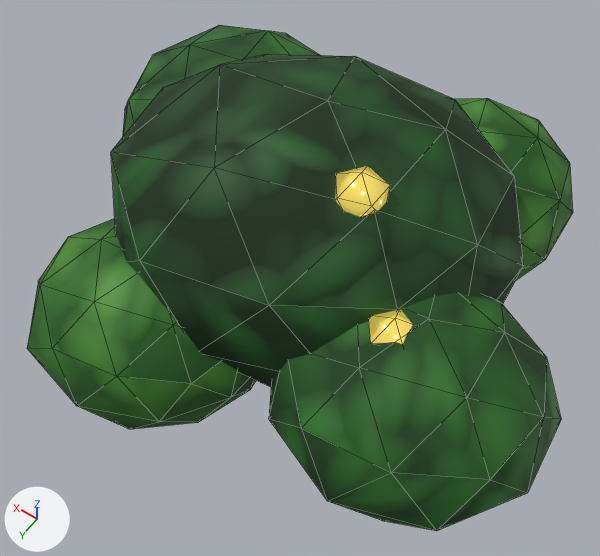
Two versions of the glTF model assets/models/prop_shrub_cluster.glb, one commit apart.
Camera for both pictures: a 50 mm camera at (-0.9, 1.38, 2.245) aimed at (-0.028, 0.159, 0.326). Arrows for +X, +Y and +Z are at lower left; the lights stay in place. The picture after the commit comes second. Mesh edges are drawn as thin lines. Vertices at exactly the same position are counted once.

Objects in the first picture: 'prop_shrub_cluster'.
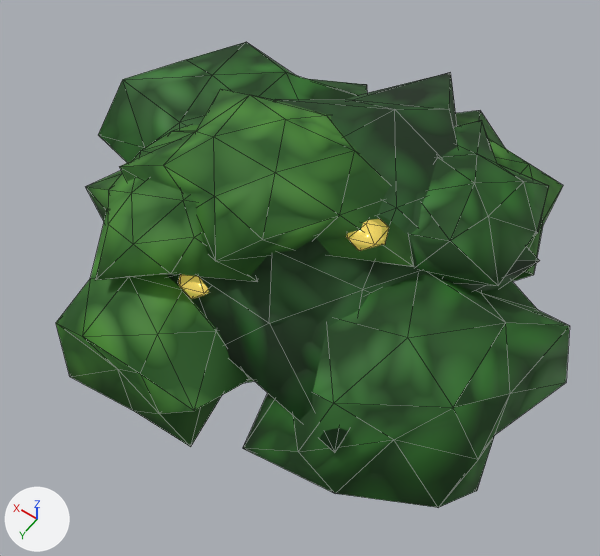
Changed parts and their boxes (x1, y1, x2, y2) in the pictures (600 x 556 px):
'prop_shrub_cluster', surface changed, recoloured, reshaped (8% shorter): before (27, 25, 573, 531); after (56, 42, 570, 508)
part 1 of me_prop_shrub_cluster_mesh, added (yellow): after (346, 219, 389, 251)
part 2 of me_prop_shrub_cluster_mesh, added (yellow): after (178, 275, 209, 299)
part 3 of me_prop_shrub_cluster_mesh, rebuilt: before (27, 218, 256, 429); after (56, 209, 254, 447)
part 4 of me_prop_shrub_cluster_mesh, rebuilt: before (111, 54, 523, 387); after (167, 72, 540, 452)
part 5 of me_prop_shrub_cluster_mesh, rebuilt: before (455, 98, 573, 280); after (456, 110, 563, 282)
part 6 of me_prop_shrub_cluster_mesh, rebuilt (12% wider): before (269, 293, 561, 531); after (243, 274, 570, 508)
part 7 of me_prop_shrub_cluster_mesh, rebuilt: before (122, 25, 319, 137); after (98, 42, 367, 163)
part 8 of me_prop_shrub_cluster_mesh, added (green): after (411, 120, 549, 286)
part 9 of me_prop_shrub_cluster_mesh, added (green): after (119, 89, 414, 276)
part 10 of me_prop_shrub_cluster_mesh, added (green): after (86, 125, 258, 282)
part 11 of me_prop_shrub_cluster_mesh, deleted (yellow): before (335, 166, 413, 344)

The change, as a list of edits to the scene's bpy script:
```text
Change mat_mat_foliage2:
    where n3 = _N.new('ShaderNodeMapping'); n3.name = 'Mapping'
    n3.inputs[3].default_value: (0.6, 0.6, 1.0) -> (0.75, 0.75, 1.0)  # 'Scale'
Change mat_mat_foliage3:
    where n3 = _N.new('ShaderNodeMapping'); n3.name = 'Mapping'
    n3.inputs[3].default_value: (0.6, 0.6, 1.0) -> (0.75, 0.75, 1.0)  # 'Scale'
    where n8 = _N.new('ShaderNodeMapping'); n8.name = 'Mapping.001'
    n8.inputs[3].default_value: (0.6, 0.6, 1.0) -> (0.75, 0.75, 1.0)  # 'Scale'
    where n10 = _N.new('ShaderNodeNormalMap'); n10.name = 'Normal Map'
    n10.inputs[0].default_value: 0.85 -> 0.88  # 'Strength'
    where n12 = _N.new('ShaderNodeMapping'); n12.name = 'Mapping.002'
    n12.inputs[3].default_value: (0.6, 0.6, 1.0) -> (0.75, 0.75, 1.0)  # 'Scale'
Change mat_mat_gold:
    mat_mat_gold.emission_color: (0.441, 0.333, 0.063) -> (0.372, 0.281, 0.0532)  # yellow #b19c47 -> yellow #a49041
Add mat_mat_treebark:
    mat_mat_treebark = bpy.data.materials.new('Mat_TreeBark')
    # uses the picture img_treebark_albedo
    # uses the picture img_treebark_normal
    # uses the picture img_treebark_roughness
Change me_prop_shrub_cluster_mesh:
    remove me_prop_shrub_cluster_mesh.from_pydata(...)  # 294 vertices, 540 faces; spans x -0.86..0.89, y -0.78..0.83, z 0.0..0.87
    remove me_prop_shrub_cluster_mesh.materials.append(mat_mat_wooddark)
    add me_prop_shrub_cluster_mesh.from_pydata(...)  # 444 vertices, 820 faces; spans x -0.81..0.86, y -0.79..0.75, z 0.0..0.78
    me_prop_shrub_cluster_mesh part 1: a new loose piece, an icosphere of 20 faces spanning x -0.279..-0.161, y 0.084..0.196, z 0.617..0.672, in mat_mat_gold (yellow #fde36f, glowing yellow #a49041)
    me_prop_shrub_cluster_mesh part 2: a new loose piece, an icosphere of 20 faces spanning x 0.081..0.199, y 0.344..0.456, z 0.417..0.472, in mat_mat_gold (yellow #fde36f, glowing yellow #a49041)
    me_prop_shrub_cluster_mesh part 3: the loose piece of 42 vertices spanning x -0.1..0.62, y 0.16..0.83, z 0.03..0.54 is rebuilt with 42 vertices and now spans x -0.14..0.52, y 0.07..0.75, z 0.08..0.45
    me_prop_shrub_cluster_mesh part 4: the loose piece of 42 vertices spanning x -0.56..0.6, y -0.55..0.58, z 0.06..0.87 is rebuilt with 42 vertices and now spans x -0.6..0.63, y -0.71..0.58, z 0.13..0.71
    me_prop_shrub_cluster_mesh part 5: the loose piece of 42 vertices spanning x -0.58..0.1, y -0.78..-0.05, z 0.06..0.56 is rebuilt with 42 vertices and now spans x -0.57..0.15, y -0.79..-0.04, z 0.08..0.48
    me_prop_shrub_cluster_mesh part 6: the loose piece of 42 vertices spanning x -0.86..-0.1, y -0.07..0.68, z 0.04..0.61 is rebuilt with 42 vertices and now spans x -0.81..-0.06, y -0.2..0.65, z 0.08..0.54
    me_prop_shrub_cluster_mesh part 7: the loose piece of 42 vertices spanning x 0.13..0.89, y -0.64..0.22, z 0.05..0.65 is rebuilt with 42 vertices and now spans x 0.0..0.86, y -0.66..0.21, z 0.11..0.53
    me_prop_shrub_cluster_mesh part 8: a new loose piece of 42 vertices spanning x -0.56..0.1, y -0.53..0.15, z 0.3..0.66, in mat_mat_foliage2
    me_prop_shrub_cluster_mesh part 9: a new loose piece of 42 vertices spanning x -0.36..0.49, y -0.27..0.43, z 0.35..0.78, in mat_mat_foliage3
    me_prop_shrub_cluster_mesh part 10: a new loose piece of 42 vertices spanning x -0.05..0.67, y -0.12..0.58, z 0.32..0.65, in mat_mat_foliage3
    me_prop_shrub_cluster_mesh part 11: 6 loose pieces with 72 vertices, spanning x -0.49..0.42, y -0.28..0.49, z 0.0..0.85, are deleted
    other edits to the shape of me_prop_shrub_cluster_mesh do not show in these pictures
    add me_prop_shrub_cluster_mesh.materials.append(mat_mat_treebark)
```
